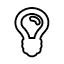
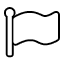
Two versions of the same layered image (64 x 64). Layer-by-layer changes:
painted on (unnamed layer) over [6, 9, 58, 56]
